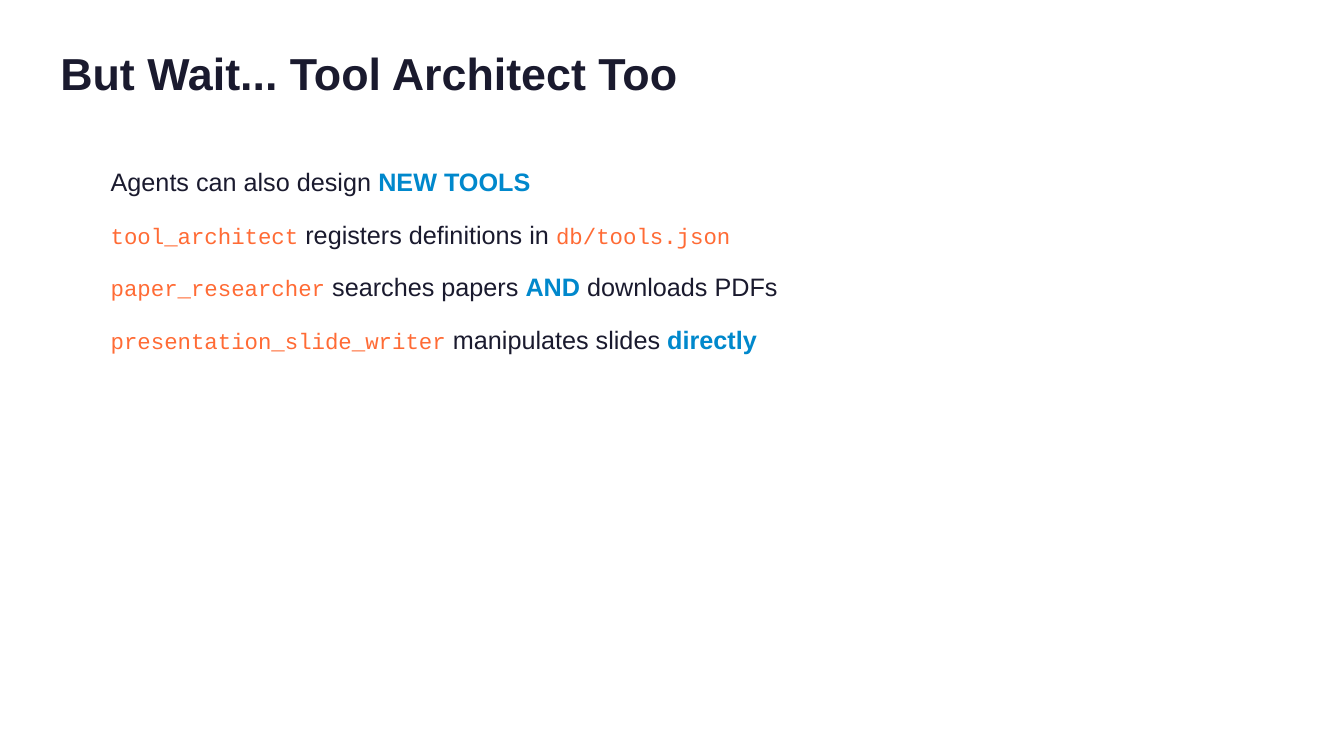
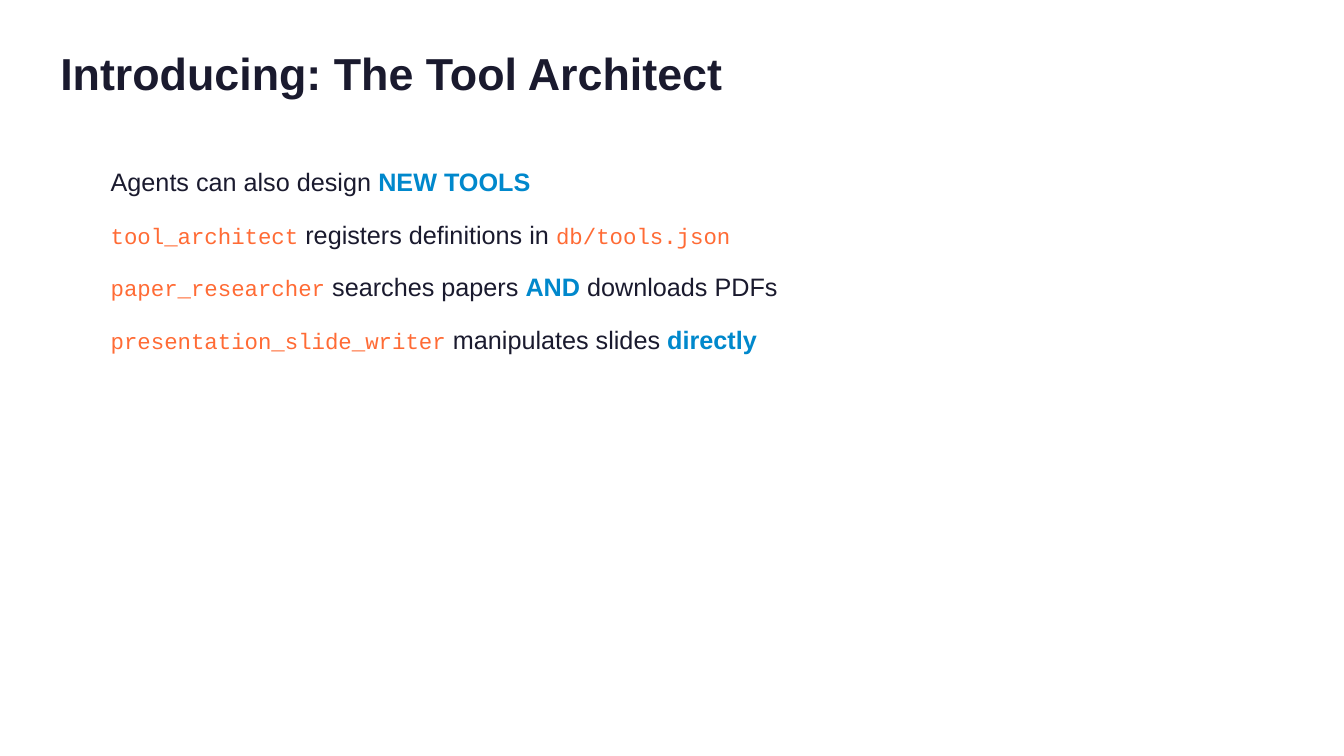
Before and after one commit to RPirruccio/lightning-agents, a slide deck: slide 10 of presentation/output/lightning-agents.pptx (slide 9 before the commit). Drawn at 1344x756 pixels with LibreOffice and Linux fonts; fonts in the diff are those of the drawing. Boxes give left, top, right and bottom in pixels: in the first picture for what was removed or moved away, otherwise in the second. Text is boxed around its words. In the diff, an @@ line names an element or a change of style, - is before the commit and + after.

```diff
--- a/presentation/output/lightning-agents.pptx
+++ b/presentation/output/lightning-agents.pptx
@@ text at bbox=[60, 57, 722, 98]: text changed @@
-But Wait... Tool Architect Too
+Introducing: The Tool Architect
```
Also in this commit, not shown: 5 other slides changed, 3 slides added, 2 slides removed, 25 other files.
